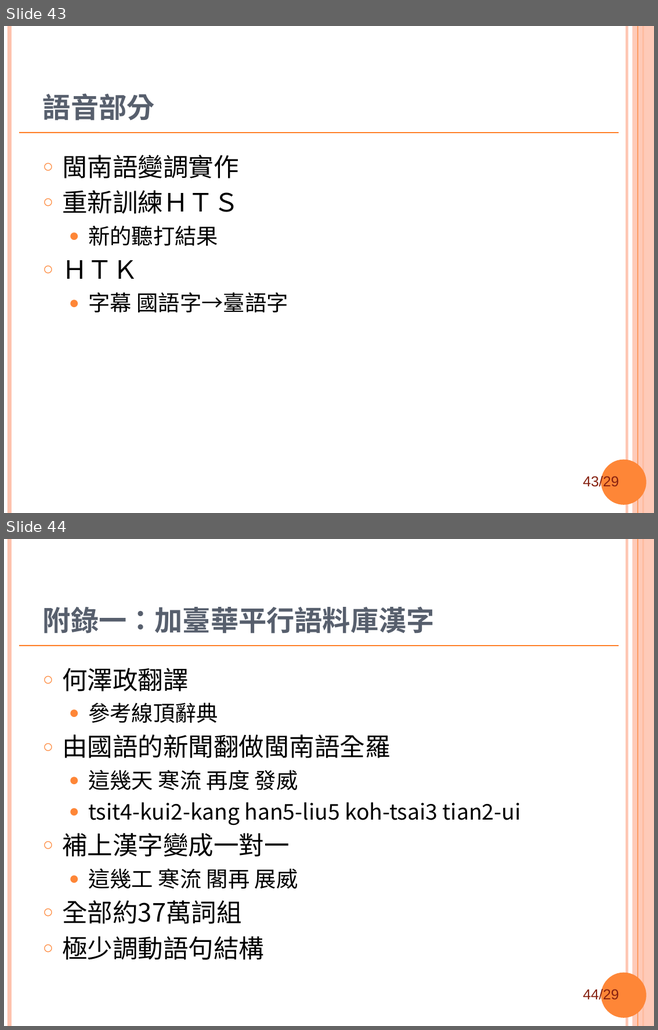
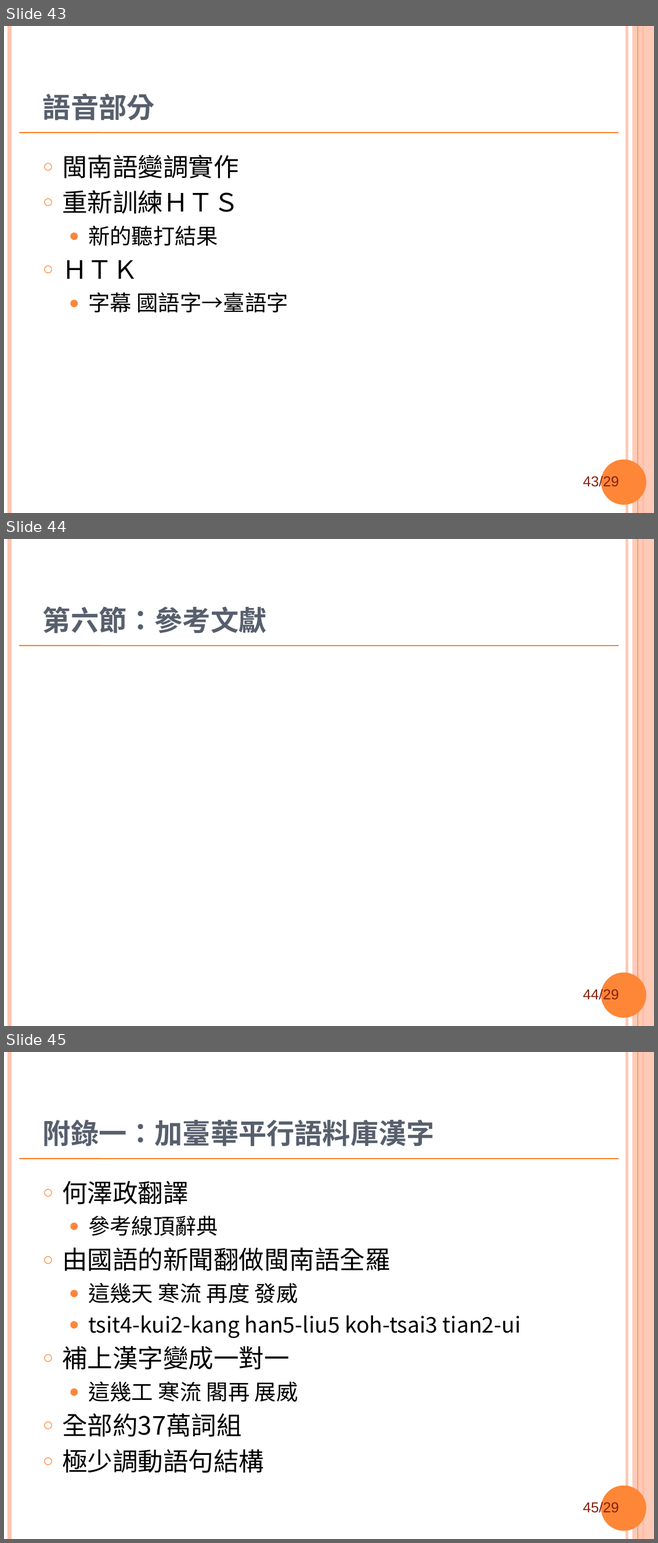
Before and after one commit to sih4sing5hong5/po3-ko3_tau5-iann2-phinn3, a slide deck: 翻譯報告.ppt. Shown one above the other, each under a label of ours: slides 43 and 44 before the commit, slides 43, 44 and 45 after it. The pictures are 658x1030 and 658x1543 pixels, drawn with LibreOffice and Linux fonts; fonts in the diff are those of the drawing; background and template pictures are left out. Boxes give left, top, right and bottom in pixels: in the first picture for what was removed or moved away, otherwise in the second. Text is boxed around its words. In the diff, an @@ line names an element or a change of style, - is before the commit and + after.

```diff
--- a/翻譯報告.ppt
+++ b/翻譯報告.ppt
@@ slide 44 added at box(4, 539, 654, 1026), background #FFFFFF; not listed: 8 template elements that a slide beside it also shows @@
@@ title added at box(43, 606, 267, 634), 31 pt, text #575F6D, bold @@
+第六節：參考文獻
@@ what was slide 44 is now slide 45 @@
@@ page number at box(583, 1501, 619, 1516): text changed @@
-44/29
+45/29
```
Also in this commit, not shown: 7 slides changed.
